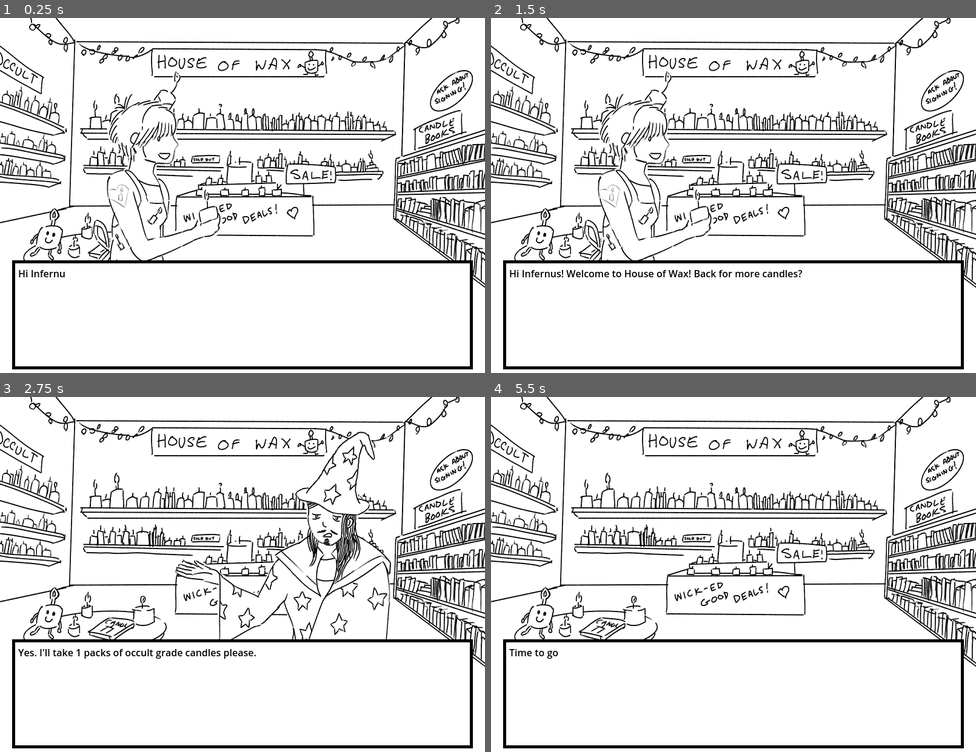
Above: before the commit, frames 1-4 (two rows, left to right).
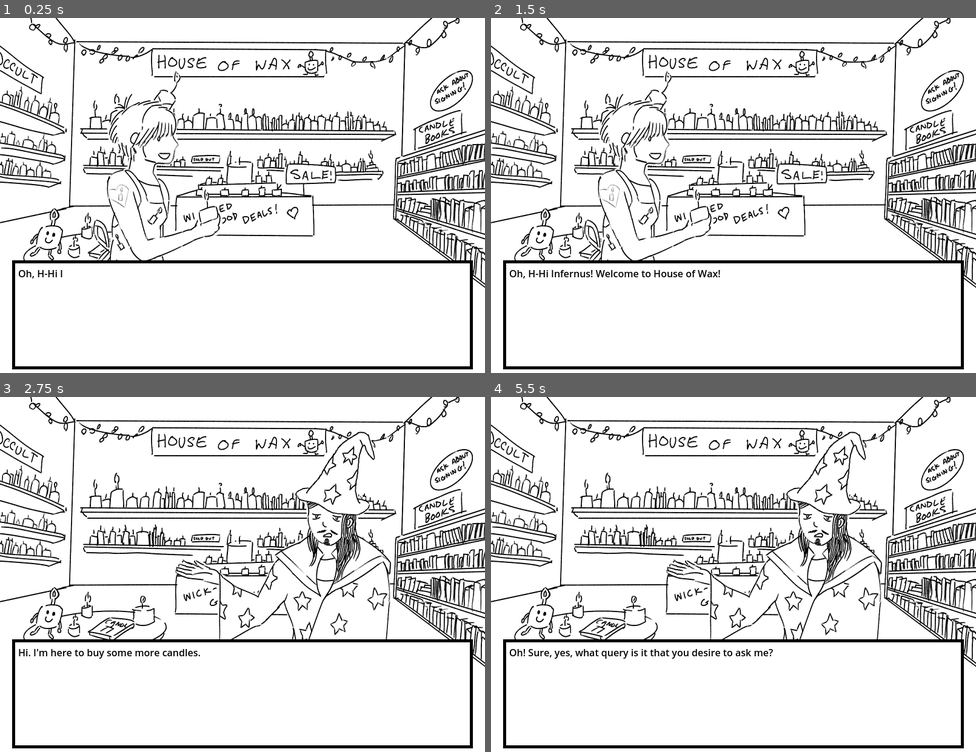
Above: after the commit, the same moments.

Repository: m4ym4y/ld55-soul-purpose
Game: Godot game, scene res://candle_store_scene.tscn
Same seed, same stepped clock (60 frames per second), same inputs: the game is played once before the commit and once after it. This scene is started directly instead of the project's main scene.
Inputs (mouse positions are in pixels of both pictures, inside the frame that each line leads up to):
- Up to frame 1 (0.25 s): no input
- Up to frame 2 (1.5 s): tap Enter at 0.5 s; move the mouse to (840, 181) at 0.52 s; click (840, 181) at 0.67 s; tap Space at 1.25 s; move the mouse to (636, 216) at 1.27 s; click (636, 216) at 1.42 s
- Up to frame 3 (2.75 s): tap Enter at 2 s; move the mouse to (291, 499) at 2.02 s; click (291, 499) at 2.17 s
- Up to frame 4 (5.5 s): tap Space at 2.75, 4.25 s; move the mouse to (709, 652) at 2.77 s; click (709, 652) at 2.92 s; tap Enter at 3.5 s; move the mouse to (879, 634) at 3.52 s; click (879, 634) at 3.67 s; move the mouse to (588, 524) at 4.27 s; click (588, 524) at 4.42 s; move the mouse to (757, 578) at 5.02 s; click (757, 578) at 5.17 s

The runs differ from the first frame. In frame 1, 0.1% of the frame differs, in the area x 3-14%, y 70-74%; in frame 2, 0.7%; in frame 3, 0.6%; in frame 4, 4.1%, in the area x 3-81%, y 9-74%.

Commit message:
dialogue for candle store visit

Diff:
--- a/candle_store_scene.gd
+++ b/candle_store_scene.gd
@@ -20,8 +20,8 @@
 		finished.emit()
 		return
 
-	if state.candle_store_visits == 10:
-	#if state.candle_store_visits == 0:
+	#if state.candle_store_visits == 10:
+	if state.candle_store_visits == 0:
 		print("0 visits")
 		date_sequence = true
 		$DialogueBox.init([
@@ -119,7 +119,7 @@
 			"img": "infernus",
 		},
 		{
-			"text": "It feel strange to be moving on. But it feels right, also. I have a good feeling about Candice. Maybe things are starting to look up for Infernus Blackwood.",
+			"text": "It feels strange to be moving on. But it feels right, also. I have a good feeling about Candice. Maybe things are starting to look up for Infernus Blackwood.",
 		},
 		{
 			"text": "[b]With that, it's time for the game to end. Thank you for playing Soul Purpose![/b]",
--- a/office.gd
+++ b/office.gd
@@ -57,12 +57,21 @@
 	ending = true
 	$SubmitBox.queue_free()
 	$DialogueBox.visible = true
-	$DialogueBox.init([
-		{
-			"text": "My work day is finally over. Time to go home and summon some spirits! (Click to continue)",
-			"img": "infernus",
-		}
-	])
+	state.money += money
+	if state.money >= 17:
+		$DialogueBox.init([
+			{
+				"text": "My work day is finally over. And I earned enough money to afford a stop at the [b]Candle Store[/b] on my way home!",
+				"img": "infernus",
+			}
+		])
+	else:
+		$DialogueBox.init([
+			{
+				"text": "My work day is finally over. I can't afford any candles, though. Guess it's straight home for me.",
+				"img": "infernus",
+			}
+		])
 
 func show_time():
 	var minutes = time % 60
@@ -100,7 +109,6 @@
 var ending = false
 func _on_dialogue_box_finished():
 	if ending:
-		state.money += money
 		finished.emit()
 	else:
 		print("DIALOGUE BOX FINISHED")
